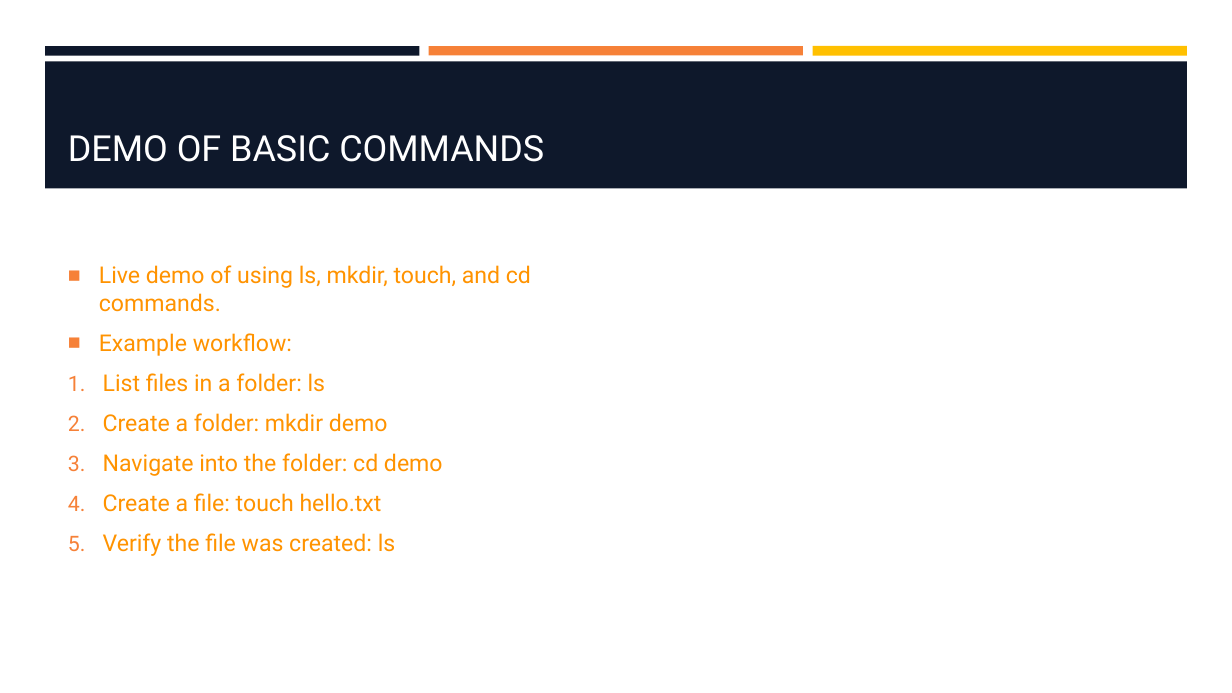
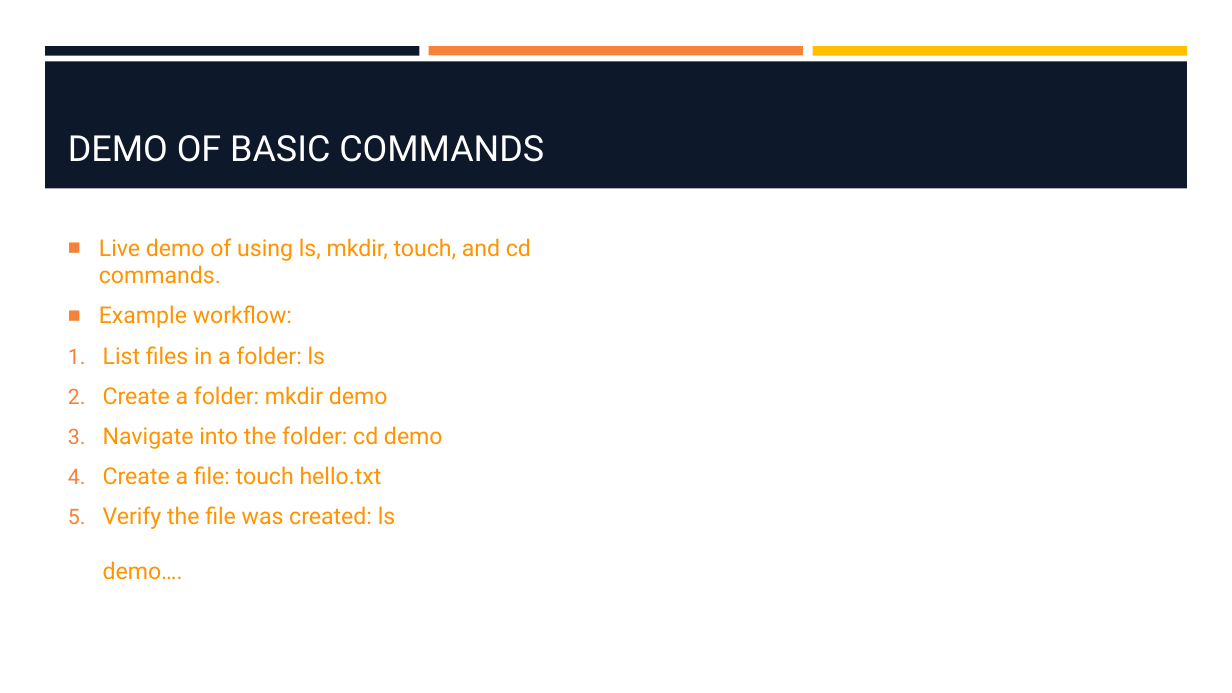
Before and after one commit to hawkeye1900/SBC-Sept24, a slide deck: slide 5 of week-1/W1-S1-github-vscode/W1-S1-github-vscode.pptx. Drawn at 1232x693 pixels with LibreOffice and Linux fonts; fonts in the diff are those of the drawing; background and template pictures are left out. Boxes give left, top, right and bottom in pixels: in the first picture for what was removed or moved away, otherwise in the second. Text is boxed around its words. In the diff, an @@ line names an element or a change of style, - is before the commit and + after.

```diff
--- a/week-1/W1-S1-github-vscode/W1-S1-github-vscode.pptx
+++ b/week-1/W1-S1-github-vscode/W1-S1-github-vscode.pptx
@@ text at (103,506,396,580): text changed @@
-5. Verify the file was created: ls
+5. Verify the file was created: ls
+   demo….
```
Also in this commit, not shown: 1 other slide changed, 20 other files.
